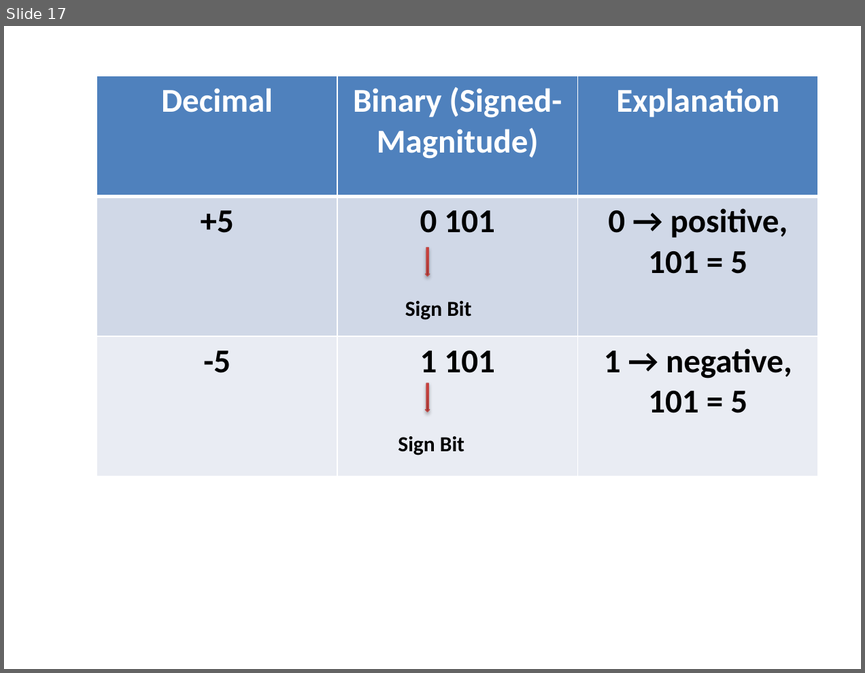
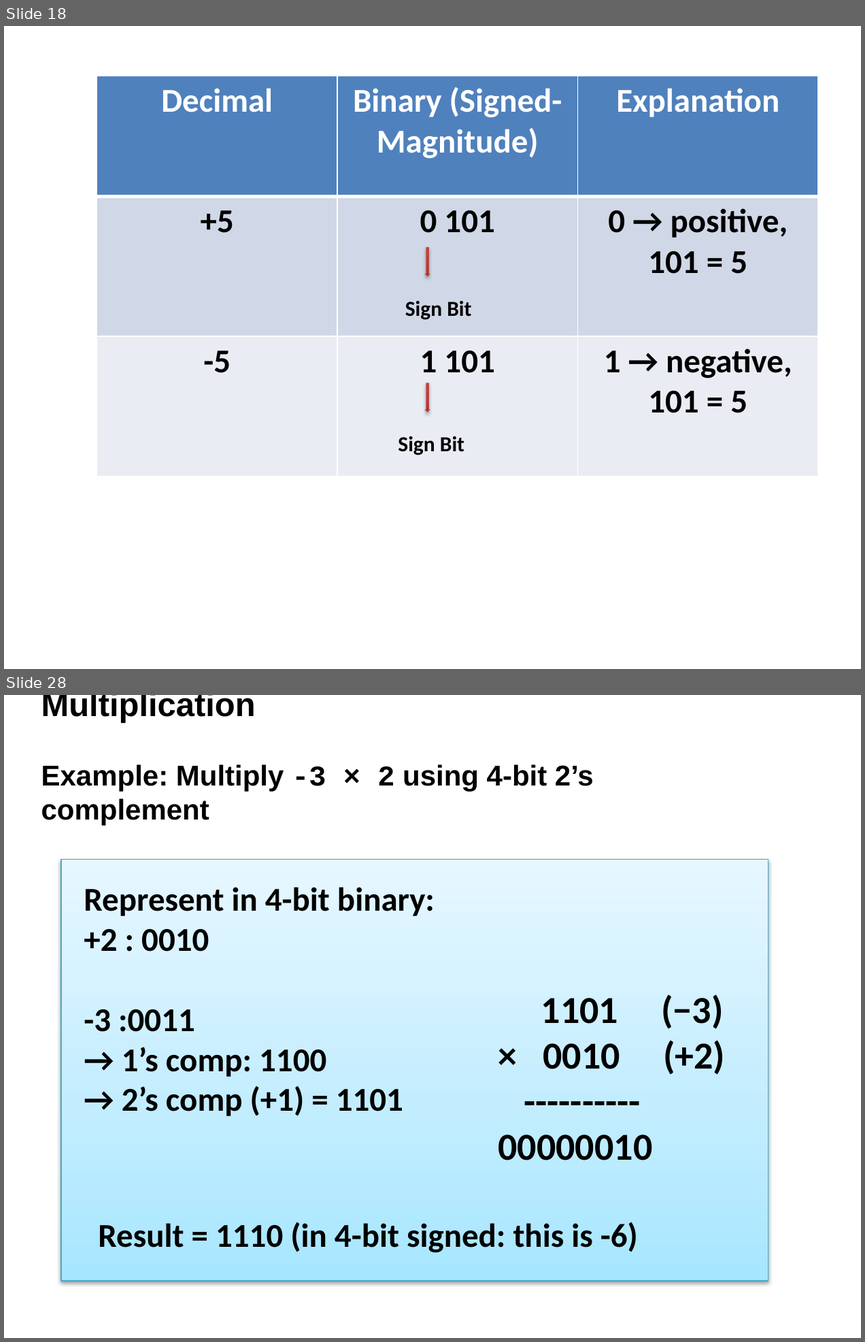
Before and after one commit to akshara2207/BCA, a slide deck: lbs signednumbers.pptx. Shown one above the other, each under a label of ours: slide 17 before the commit, slides 18 and 28 after it; the slides between them are not shown. The pictures are 865x673 and 865x1342 pixels, drawn with LibreOffice and Linux fonts; fonts in the diff are those of the drawing. Boxes give left, top, right and bottom in pixels: in the first picture for what was removed or moved away, otherwise in the second. Text is boxed around its words. In the diff, an @@ line names an element or a change of style, - is before the commit and + after.

```diff
--- a/lbs signednumbers.pptx
+++ b/lbs signednumbers.pptx
@@ slide 28 added at bbox=[4, 695, 861, 1338], background #FFFFFF @@
@@ text added at bbox=[41, 695, 594, 826], 24 pt, text #000000, bold @@
+Multiplication
+Example: Multiply -3 × 2 using 4-bit 2’s complement
@@ rectangle added at bbox=[61, 860, 768, 1281], fill gradient #A7E6FF to #C1EDFF to #E7F8FF, outline #46AAC5 0.75 pt @@
@@ text added at bbox=[84, 887, 434, 1116], 28 pt, text #000000, bold @@
+Represent in 4-bit binary:
++2 : 0010
+-3 :0011
+→ 1’s comp: 1100
+→ 2’s comp (+1) = 1101
@@ text added at bbox=[498, 994, 725, 1160], 32 pt, text #000000, bold @@
+1101 (−3)
+× 0010 (+2)
+----------
+00000010
@@ text added at bbox=[98, 1222, 638, 1253], 28 pt, text #000000, bold @@
+Result = 1110 (in 4-bit signed: this is -6)
@@ what was slide 17 is now slide 18 @@
```
Also in this commit, not shown: 2 slides changed, 14 other slides added, 5 slides removed.
